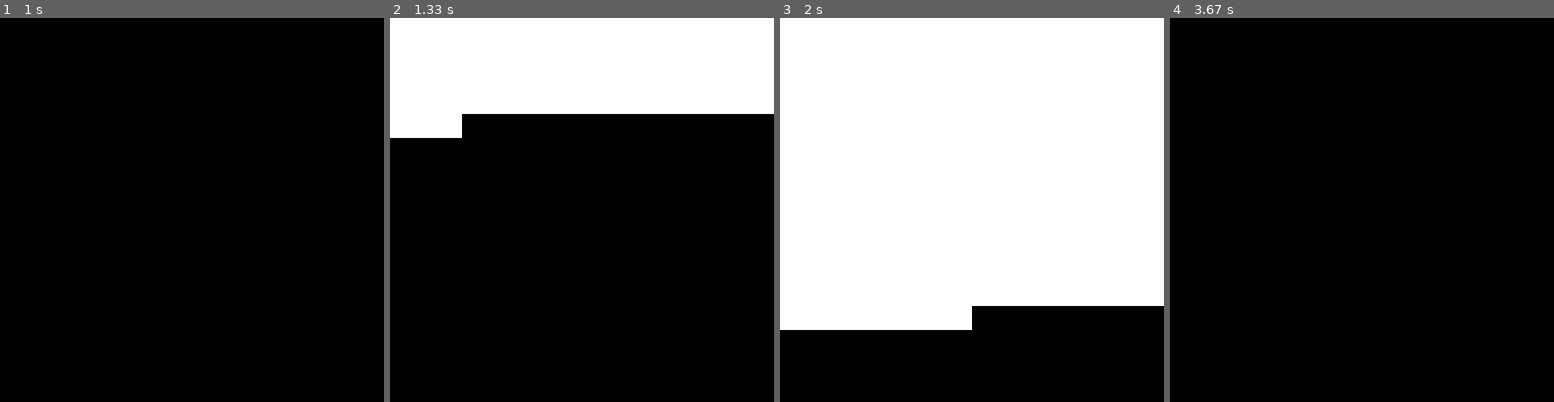
Above: before the commit, frames 1-4 (left to right).
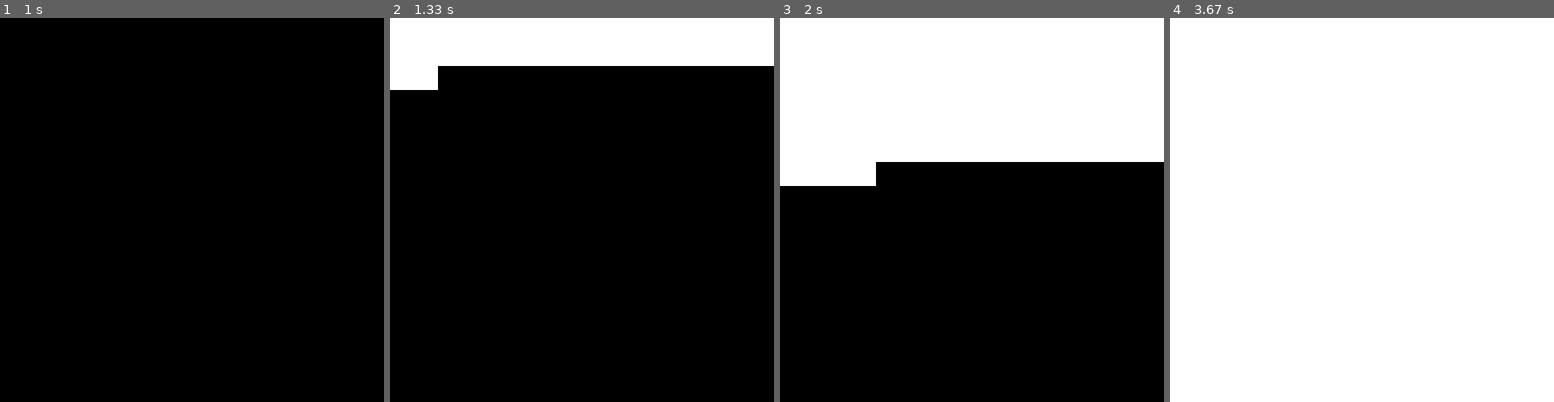
Above: after the commit, the same moments.

Repository: mdunn99/gameoflife
Game: pygame game, started from pygame_tut.py
The game is run twice, just before and just after one commit, with the same random seed, the same clock (stepped at 60 frames per second) and the same inputs.
Inputs:
- Up to frame 1 (1 s): no input
- Up to frame 2 (1.33 s): no input
- Up to frame 3 (2 s): no input
- Up to frame 4 (3.67 s): no input

Frame 1 is identical in both runs. In frame 2, 13% of the frame differs, in the area x 0-100%, y 12-32%; in frame 3, 39%; in frame 4, 100%, in the area x 0-100%, y 0-100%.

Commit message:
formatting

Diff:
--- a/pygame_tut.py
+++ b/pygame_tut.py
@@ -18,11 +18,9 @@
 screen_size = screen_width, screen_height = 512, 512
 cell_size = cell_width, cell_height = screen_width/arr_width, screen_height/arr_height
 
-
 # Set up the game window
 screen = pygame.display.set_mode((screen_width, screen_height))
 pygame.display.set_caption("Game of Life")
-
 
 # Game loop
 running = True
@@ -50,7 +48,7 @@
             else:
                 continue'''
             pygame.display.flip()
-            sleep(0.005)
+            sleep(0.01)
 
     sleep(1)
     screen.fill((0,0,0))
